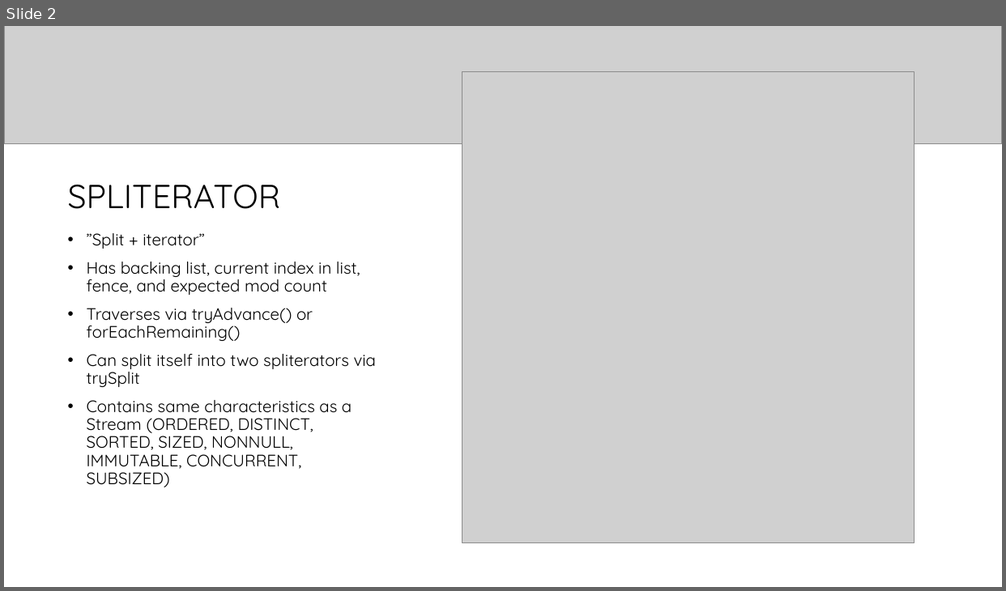
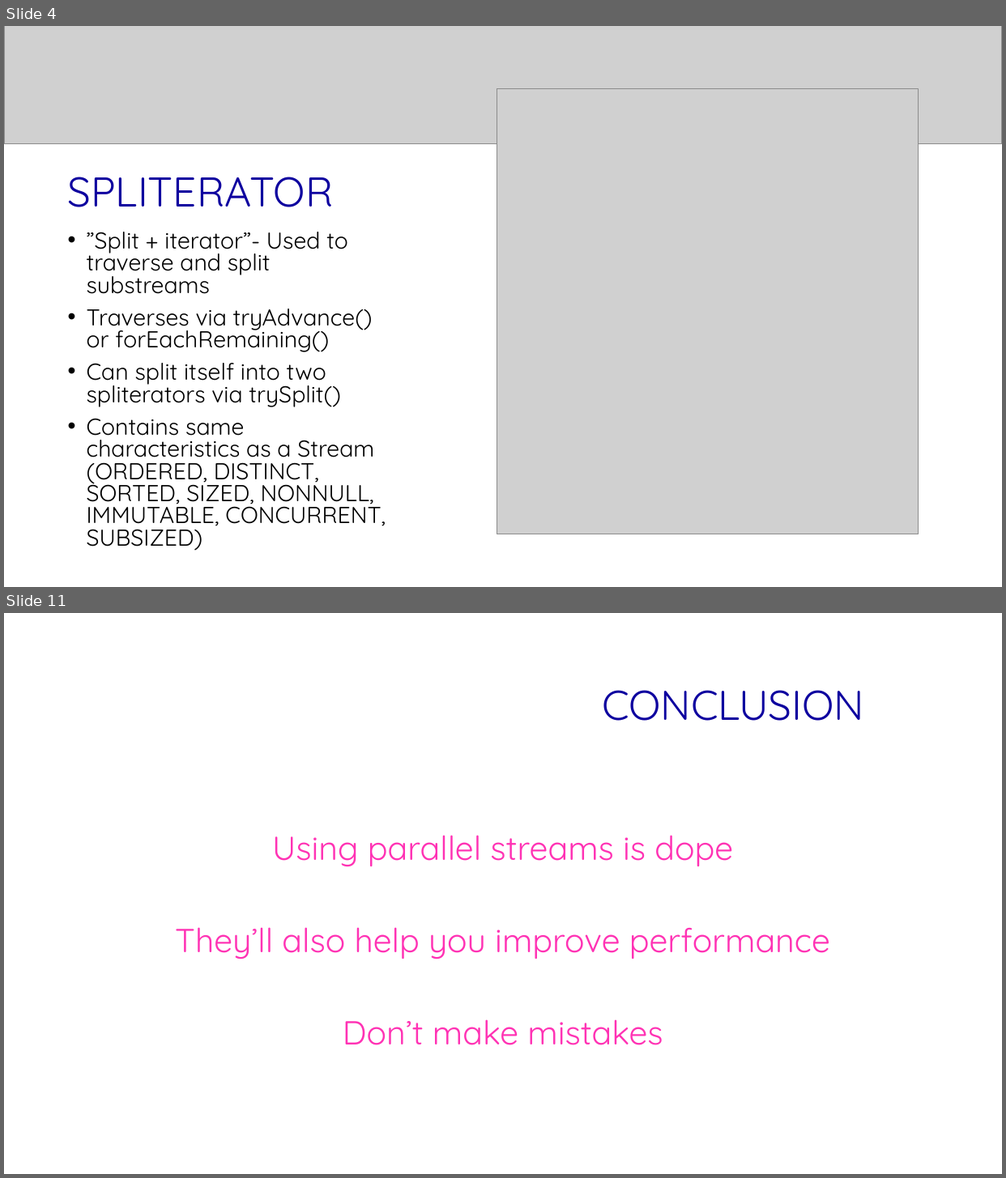
Before and after one commit to ethwillz/coms430, a slide deck: src/parallel_streams_presentation/p_stream_presentation.pptx. Shown one above the other, each under a label of ours: slide 2 before the commit, slides 4 and 11 after it; the slides between them are not shown. The pictures are 1006x591 and 1006x1178 pixels, drawn with LibreOffice and Linux fonts; fonts in the diff are those of the drawing; grey boxes stand for pictures; background and template pictures are left out. Boxes give left, top, right and bottom in pixels: in the first picture for what was removed or moved away, otherwise in the second. Text is boxed around its words. In the diff, an @@ line names an element or a change of style, - is before the commit and + after.

```diff
--- a/src/parallel_streams_presentation/p_stream_presentation.pptx
+++ b/src/parallel_streams_presentation/p_stream_presentation.pptx
@@ slide 11 added at bbox=[4, 613, 1002, 1174], background #FFFFFF @@
@@ title added at bbox=[602, 690, 864, 721], 40 pt, text #0D009F @@
+CONCLUSION
@@ text added at bbox=[175, 835, 830, 1046], 32 pt, text #FF32B4 @@
+Using parallel streams is dope
+They’ll also help you improve performance
+Don’t make mistakes
@@ what was slide 2 is now slide 4 @@
@@ slide 4 changed as well @@
@@ title "SPLITERATOR" at bbox=[68, 177, 334, 207]: size 32 to 40 pt, text colour #000000 to #0D009F @@
@@ picture: place and size @@
-picture at bbox=[463, 71, 914, 544]
+picture at bbox=[496, 89, 918, 535]
@@ text at bbox=[87, 232, 347, 294]: text changed; size 16 to 22.2 pt @@
-• ”Split + iterator”
-• Has backing list, current index in list, fence, and expected mod count
+• ”Split + iterator”- Used to traverse and split substreams
@@ text at bbox=[87, 309, 386, 551]: size 16 to 22.2 pt in "Traverses via tryAdvance() or forEachRemaining()", "Contains same characteristics as a Stream (ORDERED, ..."; line spacing 0.9 to 0.8 @@
@@ text at bbox=[87, 363, 340, 408]: text changed; size 16 to 22.2 pt @@
-• Can split itself into two spliterators via trySplit
+• Can split itself into two spliterators via trySplit()
```
Also in this commit, not shown: 1 other slide changed, 8 other slides added, 2 slides removed, 17 other files.
